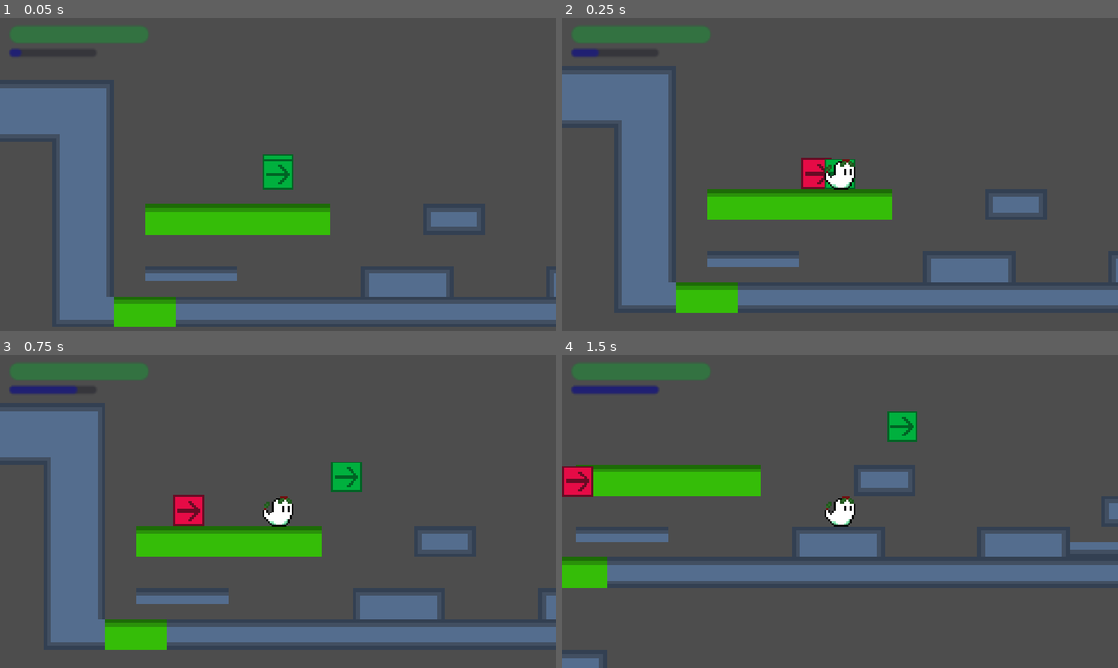
Above: before the commit, frames 1-4 (two rows, left to right).
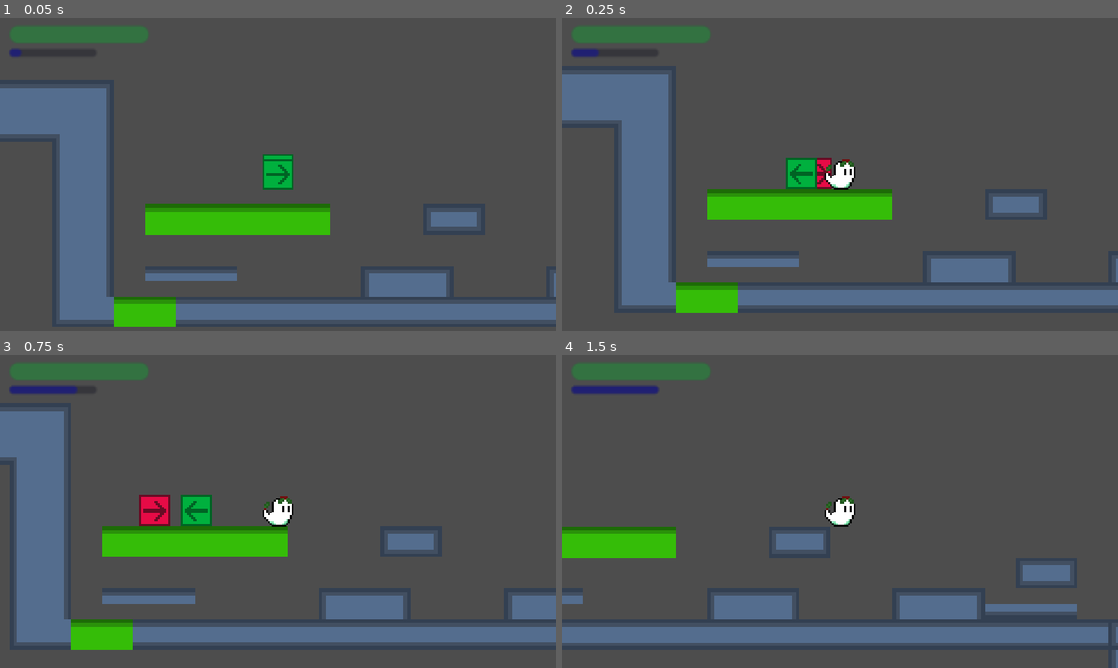
Above: after the commit, the same moments.

Repository: boiledEgg11/mis-tulto-game-project
Game: Godot game, scene res://node_2d.tscn
The game is run twice, just before and just after one commit, with the same random seed, the same clock (stepped at 60 frames per second) and the same inputs.
Inputs (mouse positions are in pixels of both pictures, inside the frame that each line leads up to):
- Up to frame 1 (0.05 s): no input
- Up to frame 2 (0.25 s): no input
- Up to frame 3 (0.75 s): tap Enter (ability) at 0.5 s; move the mouse to (400, 495) at 0.52 s; hold Right (right) from 0.53 s (still down); hold Enter (ability) from 0.53 s (still down); click (400, 495) at 0.67 s
- Up to frame 4 (1.5 s): keep holding Right (right); tap Up (up) at 0.77, 1.07 s; tap I (i) at 0.8, 1.35 s; move the mouse to (728, 527) at 1.27 s; release Enter (ability) at 1.28 s

Frame 1 is identical in both runs. In frame 2, 0.7% of the frame differs, in the area x 40-53%, y 44-55%; in frame 3, 16%; in frame 4, 29%, in the area x 0-100%, y 18-100%.

Commit message:
Added status "air_speed" that determines the speed while in air. The testenemy2 now has a cooldown between hops, and cannot move on the ground; this is true for the possessed version, too.

Diff:
--- a/codes/character_body_2d.gd
+++ b/codes/character_body_2d.gd
@@ -10,8 +10,9 @@
 var DASH_MOVE = false
 var CROUCH_BLOCK = false
 var INVINCIBLE = false
-var STATUS = {"speed": 120, "jump": -400, "damage_multiplier": -1, "slide": 0, "hitbox_x": 15.5, "hitbox_y": 15.5}
+var STATUS = {"speed": 120, "jump": -400, "damage_multiplier": -1, "slide": 0, "hitbox_x": 15.5, "hitbox_y": 15.5, "air_speed": 120}
 var TEXTURE_LOCK
+var CHARGE = 0
 var ABILITY_USE = true
 func _ready() -> void:
 	$CrouchTestArea/CollisionShape2D.shape.size = Vector2(15.5, 15.5)
@@ -55,7 +56,11 @@
 	if ability != "None":
 		$DashRecover.value = 0
 func _physics_process(delta: float) -> void:
-	print(velocity.x)
+	if position.y > 175:
+		position.y = 0
+		position.x = 0
+		_health_process(5)
+	print(position.y)
 	Autoloads.PLAYER_POSITION_X = position.x
 	Autoloads.PLAYER_POSITION_Y = position.y
 	move_and_slide()
@@ -87,12 +92,18 @@
 					else:
 						velocity += get_gravity() * delta * 1.5
 				if is_on_floor():
-					if Input.is_action_just_pressed("up"):
+					if Input.is_action_just_pressed("up") and CHARGE > 7:
+						CHARGE = 0
 						velocity.y = STATUS.jump
+					CHARGE += 1
 				if direction:
-					velocity.x = STATUS.speed * direction
+					if not is_on_floor():
+						CHARGE = 0
+						velocity.x = direction * STATUS.air_speed
 					if is_on_floor():
-						velocity.y = STATUS.jump
+						if CHARGE > 15:
+							velocity.y = STATUS.jump
+						velocity.x = 0
 				if not direction:
 					velocity.x = move_toward(velocity.x, 0, STATUS.slide)
 					direction = 0
@@ -128,7 +139,7 @@
 			Autoloads.POSSESS_AMOUNT = 0
 			Autoloads.PLAYER_POSSESS_STOP = true
 			Autoloads.PLAYER_POSSESSING = false
-			STATUS = {"speed": 120, "jump": -400, "damage_multiplier": -1, "slide": 0, "hitbox_x": 15.5, "hitbox_y": 15.5}
+			STATUS = {"speed": 120, "jump": -400, "damage_multiplier": -1, "slide": 0, "hitbox_x": 15.5, "hitbox_y": 15.5, "air_speed": 100}
 			_health_process(0)
 	if not Autoloads.PLAYER_POSSESSING:
 		if INVINCIBLE:
@@ -147,7 +158,7 @@
 					STATUS.slide = 120
 					STATUS.damage_multiplier = -0.8
 				else:
-					STATUS.slide = 30
+					STATUS.slide = 15
 					STATUS.damage_multiplier = -1
 			if not is_on_floor():
 				if Input.is_action_pressed("down"):
@@ -183,10 +194,9 @@
 	# Get the input direction and handle the movement/deceleration.
 	# As good practice, you should replace UI actions with custom gameplay actions.
 			if direction:
-				if abs(velocity.x) < STATUS.speed:
-					velocity.x += direction * delta * STATUS.speed * 2
-				else:
-					velocity.x = move_toward(velocity.x, 0, STATUS.slide)
+				if (velocity.x < (STATUS.speed * -1) and direction == -1) or (velocity.x > STATUS.speed and direction == 1):
+					velocity.x += direction * delta * STATUS.speed / 20
+				else:
 					velocity.x = direction * STATUS.speed
 			if not direction:
 				velocity.x = move_toward(velocity.x, 0, STATUS.slide)
@@ -219,7 +229,10 @@
 								$Sprite2D.flip_v = true
 						velocity.y = DASH_Y_CHANGE * DASH_SPEED / 3
 					velocity.x = abs(DASH_SPEED - abs(velocity.y)) * DASH_DIRECTION
-					$PossessArea/PossessShape.disabled = false
+					if Input.is_action_pressed("ability") or Input.is_action_pressed("shift"):
+						$AttackCollision/CollisionShape2D.disabled = false
+					else:
+						$PossessArea/PossessShape.disabled = false
 					if DASH_Y_CHANGE == 1 and is_on_floor():
 						velocity.y = -200
 						velocity.x = DASH_SPEED * DASH_DIRECTION * 1.5
@@ -264,11 +277,7 @@
 		print(INVINCIBLE)
 
 
-func _on_crouch_test_area_area_entered(area: Area2D) -> void:
-	if area.is_in_group("float"):
-		position.y = 0
-		position.x = 0
-		_health_process(5)
+
 
 
 func _on_damage_collision_area_exited(area) -> void:
--- a/codes/rigid_body_2d.gd
+++ b/codes/rigid_body_2d.gd
@@ -5,7 +5,7 @@
 var SLIDE
 var INVINCIBLE = false
 var POSSESSED = false
-var STATUS = {"speed": 60, "jump": -250, "slide": 60, "damage_multiplier": -0.8, "hitbox_y": 15.5, "hitbox_x": 15.5}
+var STATUS = {"speed": 60, "jump": -250, "slide": 60, "damage_multiplier": -0.8, "hitbox_y": 15.5, "hitbox_x": 15.5, "air_speed": 100}
 func _ready() -> void:
 	$EnemyArea/CollisionShape2D.disabled = false
 func _physics_process(delta: float) -> void:
--- a/codes/testenemy2.gd
+++ b/codes/testenemy2.gd
@@ -5,7 +5,8 @@
 var SLIDE
 var POSSESSED = false
 var INVINCIBLE = false
-var STATUS = {"speed": 80, "jump": -300, "slide": 60, "damage_multiplier": -0.8, "hitbox_y": 15.5, "hitbox_x": 15.5}
+var JUMP_CHARGE = 0
+var STATUS = {"speed": 80, "jump": -300, "slide": 60, "damage_multiplier": -0.8, "hitbox_y": 15.5, "hitbox_x": 15.5, "air_speed":100}
 func _ready() -> void:
 	$EnemyArea/CollisionShape2D.disabled = false
 func _physics_process(delta: float) -> void:
@@ -14,11 +15,14 @@
 		POSSESSED = false
 		if is_on_wall_only():
 			direction *= -1
-		if not abs(velocity.x) == 50:
-			direction *= -1
+		if not is_on_floor():
+			velocity.x = direction * STATUS.air_speed
 		if is_on_floor():
-			velocity.x = direction * STATUS.speed
-			velocity.y = STATUS.jump
+			JUMP_CHARGE += 1
+			velocity.x = 0
+			if JUMP_CHARGE > 30:
+				JUMP_CHARGE = 0
+				velocity.y = STATUS.jump
 		$EnemyArea/CollisionShape2D.disabled = false
 		$Sprite2D.visible = true
 		if not is_on_floor():
